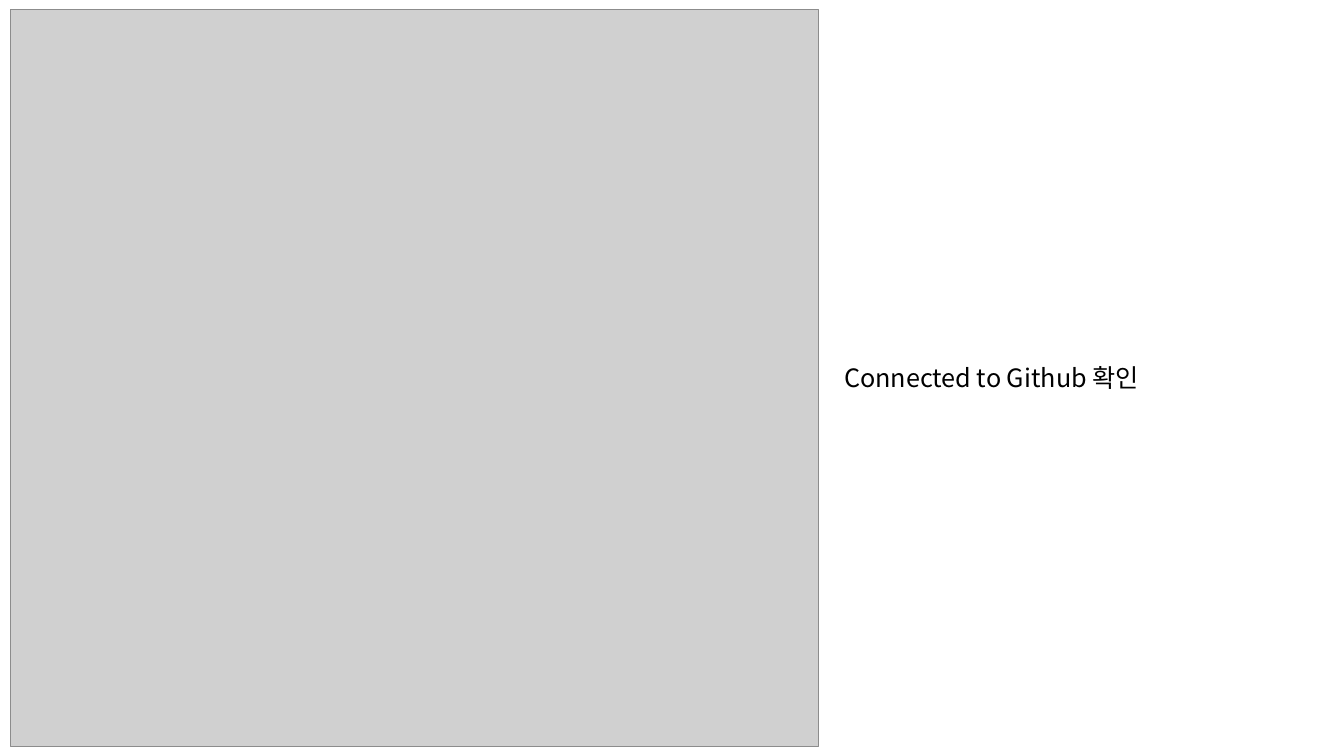
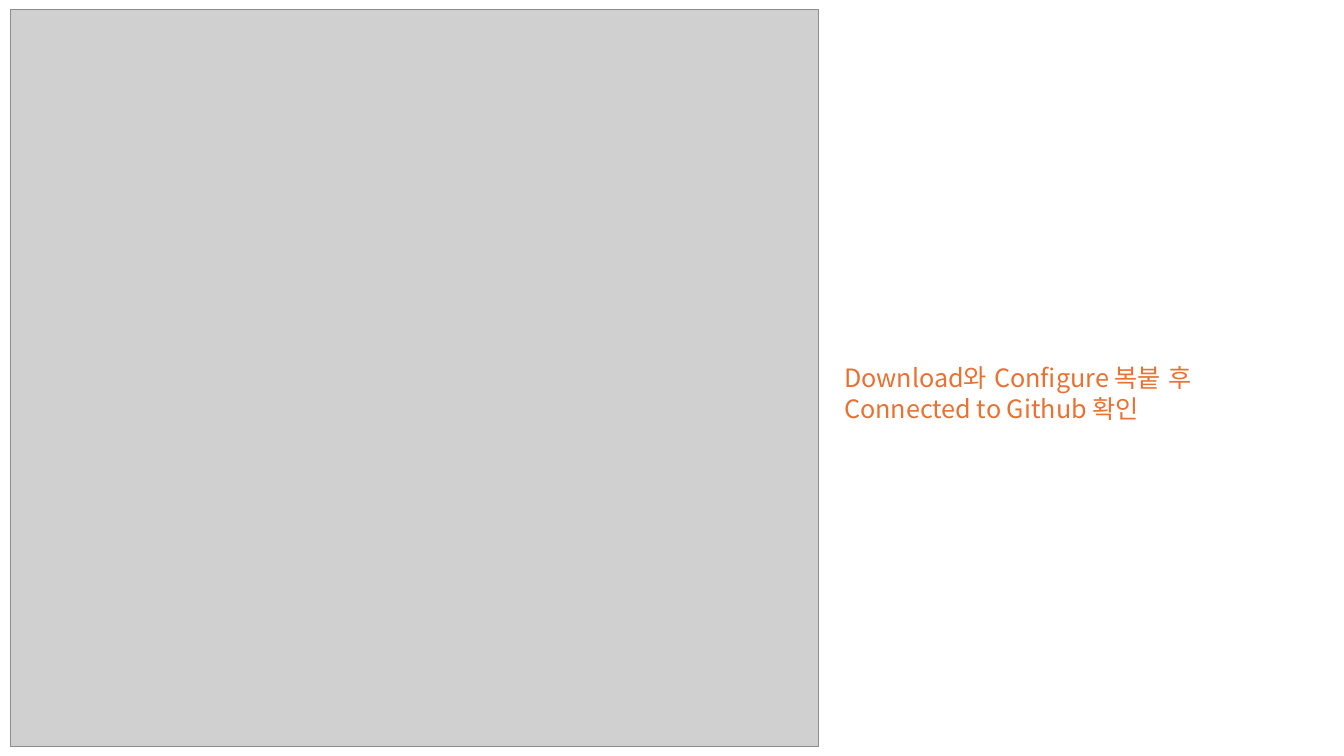
Before and after one commit to sonsungjong/reactjs-app, a slide deck: slide 16 of AWS배포 샘플.pptx. Drawn at 1344x756 pixels with LibreOffice and Linux fonts; fonts in the diff are those of the drawing; grey boxes stand for pictures. Boxes give left, top, right and bottom in pixels: in the first picture for what was removed or moved away, otherwise in the second. Text is boxed around its words. In the diff, an @@ line names an element or a change of style, - is before the commit and + after.

```diff
--- a/AWS배포 샘플.pptx
+++ b/AWS배포 샘플.pptx
@@ text at (844,366,1191,394): paragraph added @@
+Download와 Configure 복붙 후
@@ text at (844,392,1139,420): text colour #000000 to #E97132 in "Connected to Github 확인" @@
```
Also in this commit, not shown: 9 other slides changed, 8 slides added, 10 slides removed.
